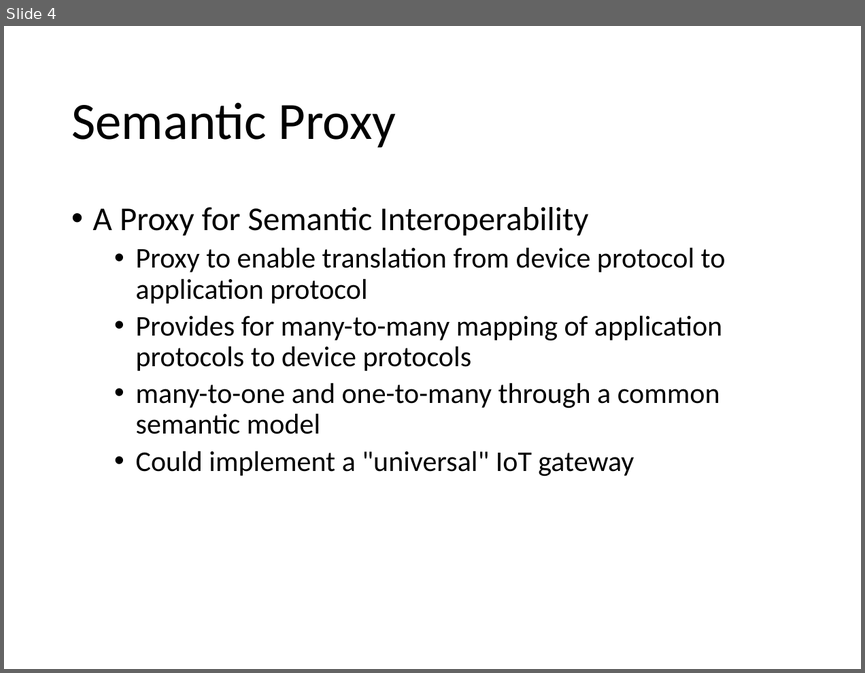
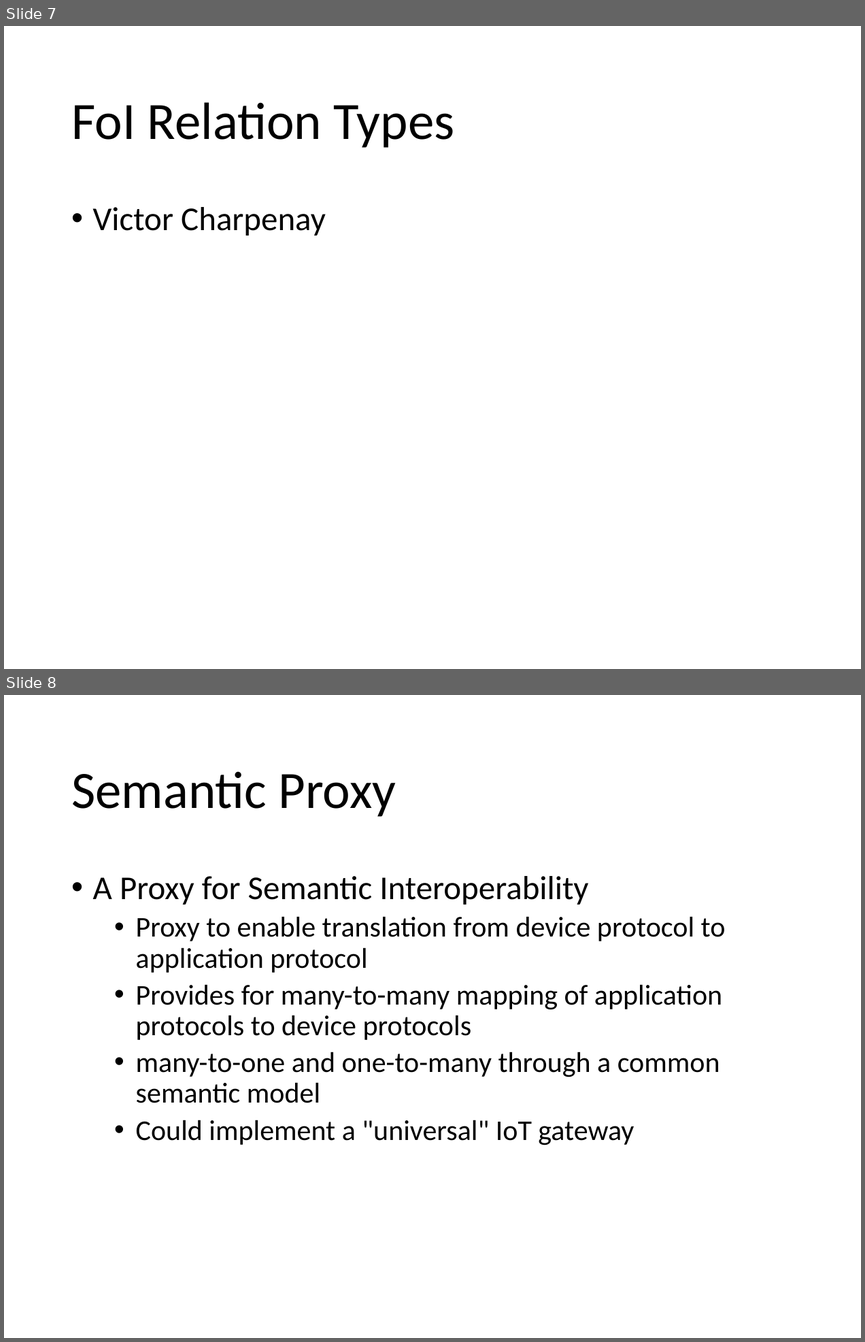
Before and after one commit to iot-schema-collab/teleconferences, a slide deck: iotschema-january2020.pptx. Shown one above the other, each under a label of ours: slide 4 before the commit, slides 7 and 8 after it. The pictures are 865x673 and 865x1342 pixels, drawn with LibreOffice and Linux fonts; fonts in the diff are those of the drawing. Boxes give left, top, right and bottom in pixels: in the first picture for what was removed or moved away, otherwise in the second. Text is boxed around its words. In the diff, an @@ line names an element or a change of style, - is before the commit and + after.

```diff
--- a/iotschema-january2020.pptx
+++ b/iotschema-january2020.pptx
@@ slide 7 added at (4, 26, 861, 669), background #FFFFFF @@
@@ title added at (71, 102, 455, 148), 44 pt, text #000000 @@
+FoI Relation Types
@@ text added at (93, 207, 326, 235), 28 pt, text #000000 @@
+• Victor Charpenay
@@ what was slide 4 is now slide 8 @@
```
Also in this commit, not shown: 3 slides changed, 3 other slides added, 1 other file.
